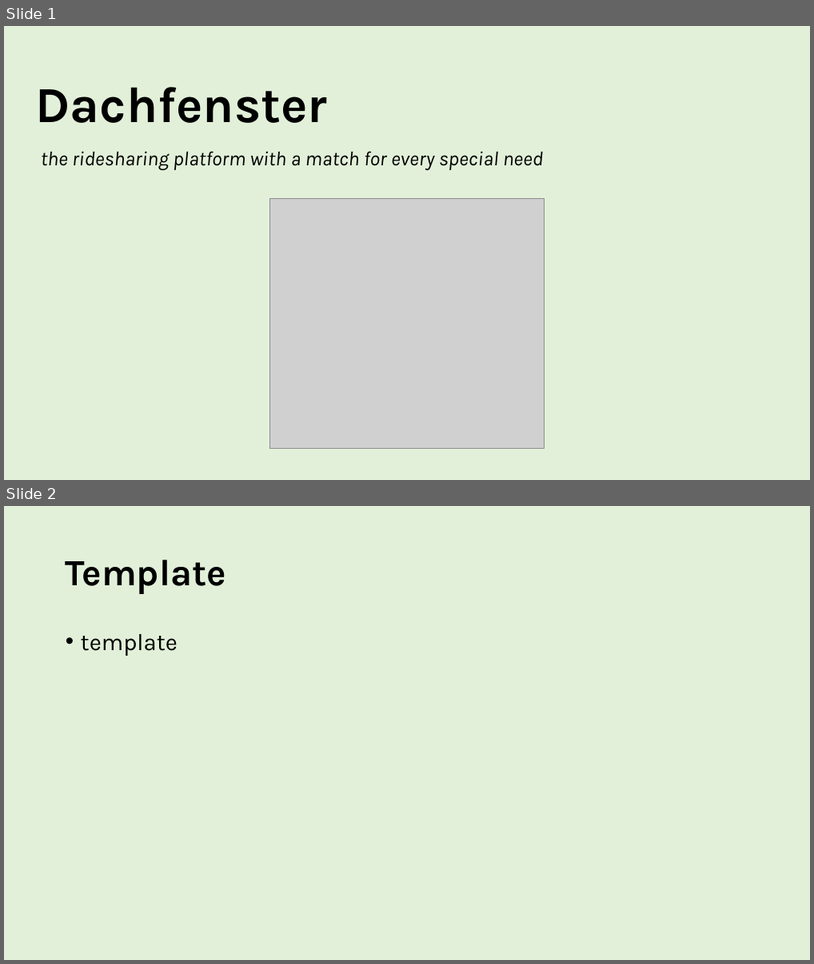
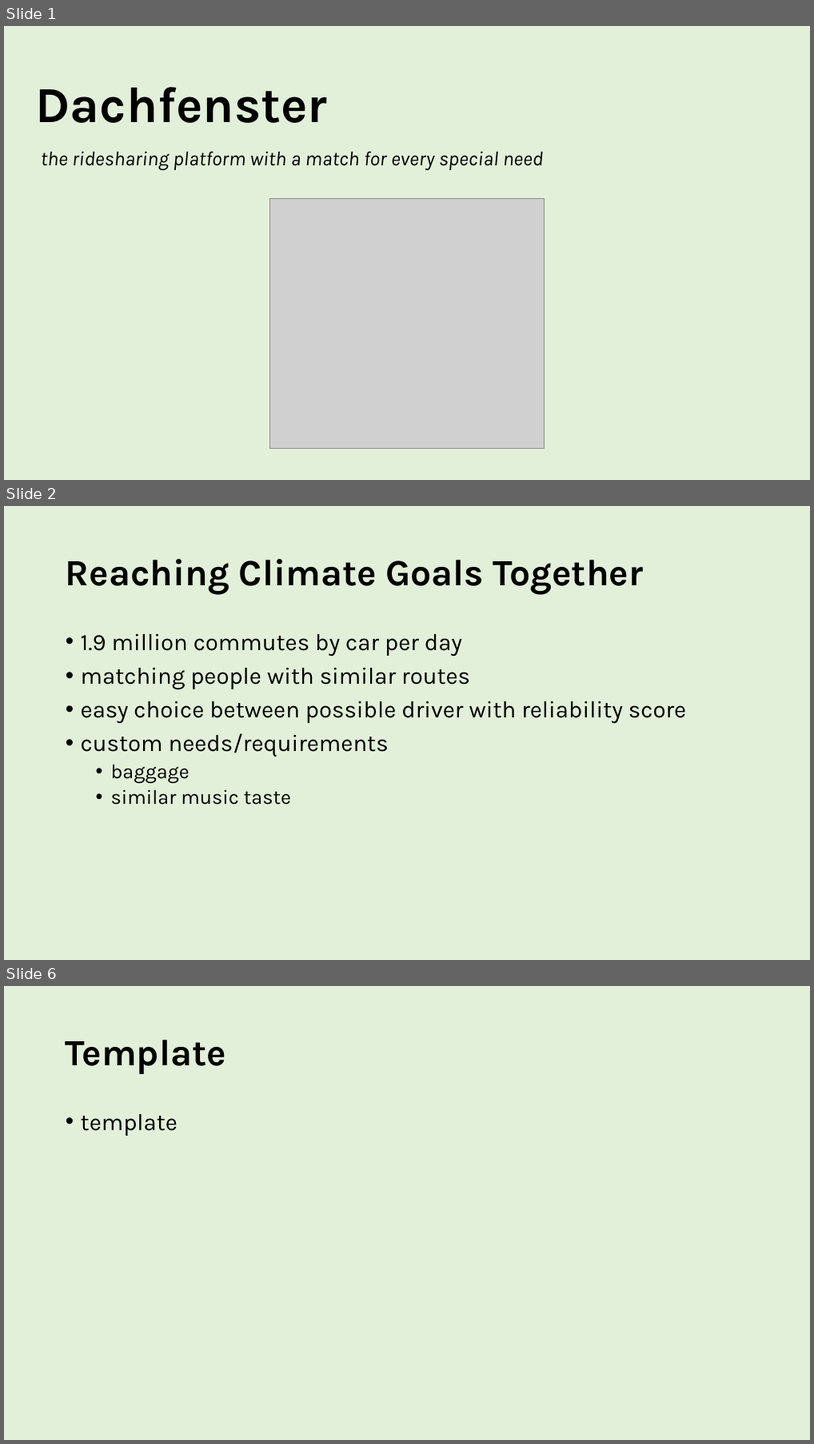
Before and after one commit to lumagician/dachfenster, a slide deck: static/dachfenster-pitch.pptx. Shown one above the other, each under a label of ours: slides 1 and 2 before the commit, slides 1, 2 and 6 after it; the slides between them are not shown. The pictures are 814x964 and 814x1444 pixels, drawn with LibreOffice and Linux fonts; fonts in the diff are those of the drawing; grey boxes stand for pictures. Boxes give left, top, right and bottom in pixels: in the first picture for what was removed or moved away, otherwise in the second. Text is boxed around its words. In the diff, an @@ line names an element or a change of style, - is before the commit and + after.

```diff
--- a/static/dachfenster-pitch.pptx
+++ b/static/dachfenster-pitch.pptx
@@ slide 2 added at box(4, 506, 810, 960), background #E2F0D9 @@
@@ title added at box(66, 559, 643, 594), 44 pt, text #000000, bold @@
+Reaching Climate Goals Together
@@ text added at box(81, 633, 686, 804), 28 pt, text #000000 @@
+• 1.9 million commutes by car per day
+• matching people with similar routes
+• easy choice between possible driver with reliability score
+• custom needs/requirements
+  • baggage
+  • similar music taste
@@ what was slide 2 is now slide 6 @@
```
Also in this commit, not shown: 3 other slides added, 2 other files.
